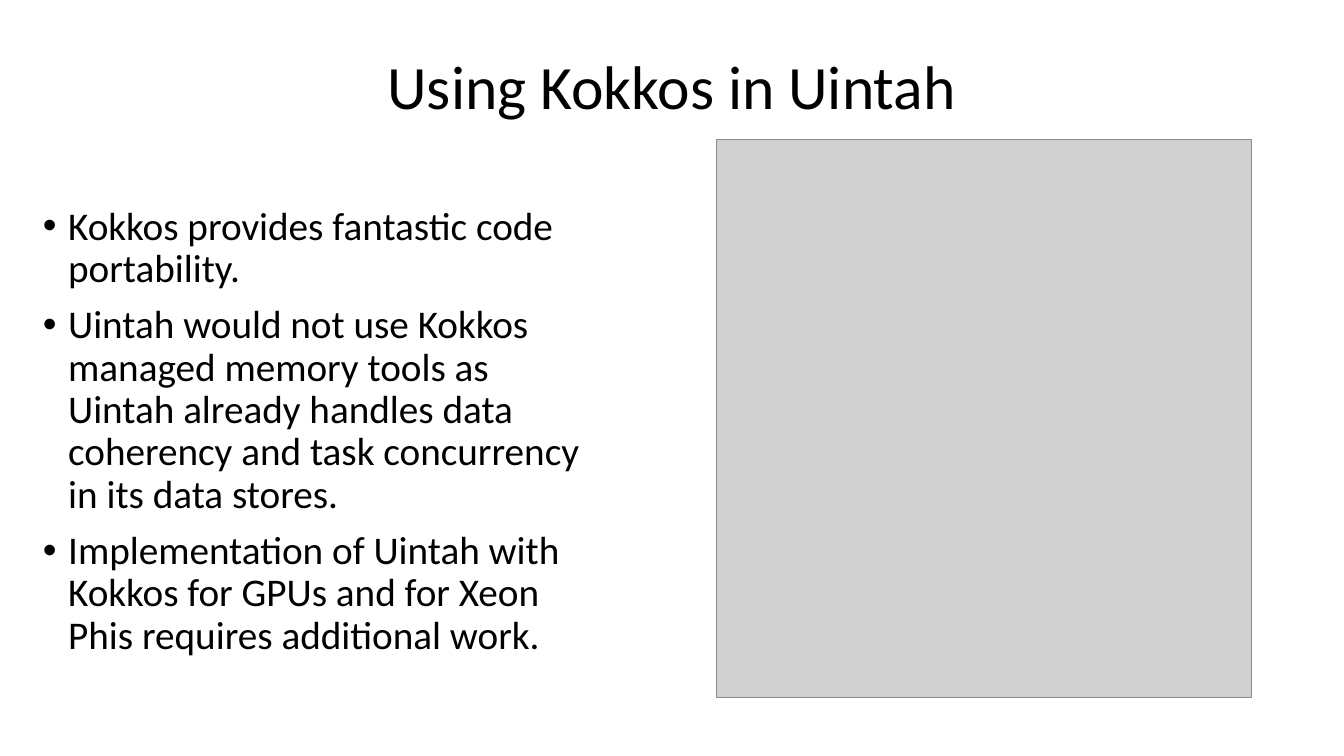
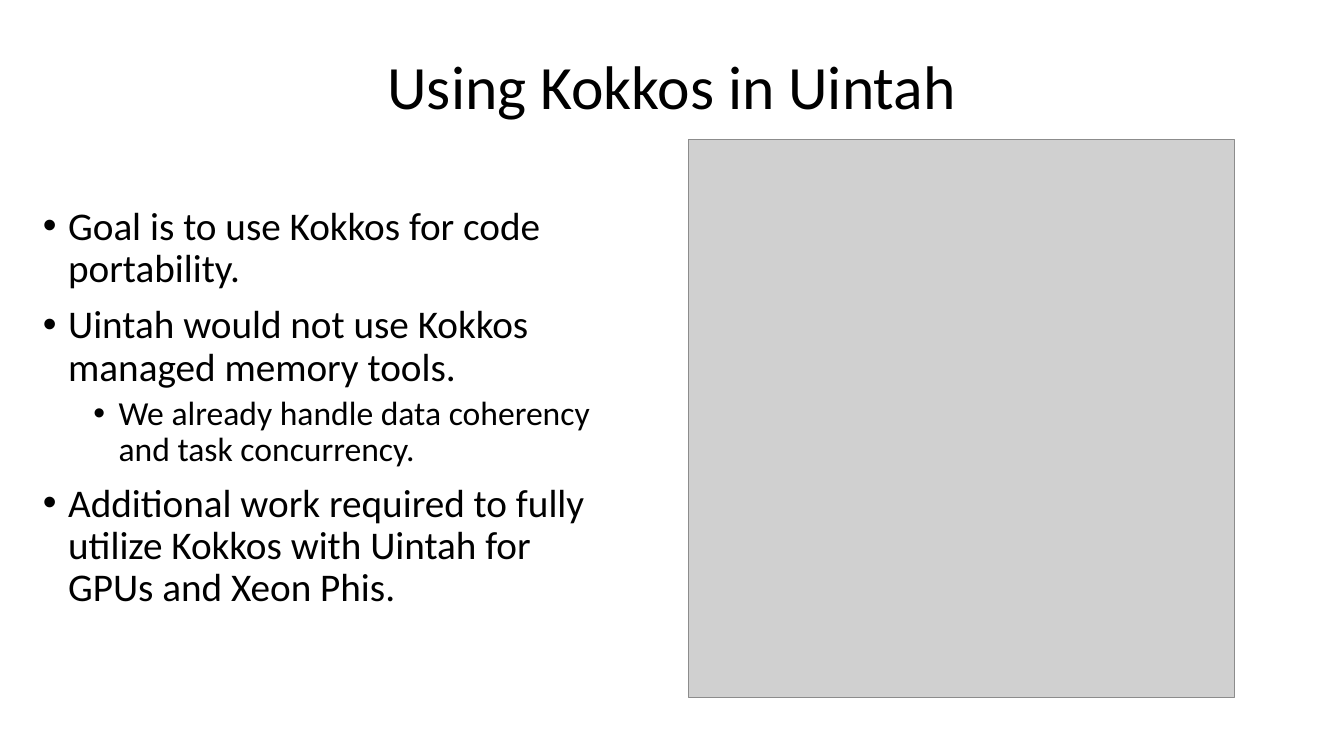
Before and after one commit to bradleypeterson/proposal, a slide deck: slide 2 of slides/tst_november2017_update.pptx. Drawn at 1344x756 pixels with LibreOffice and Linux fonts; fonts in the diff are those of the drawing; grey boxes stand for pictures. Boxes give left, top, right and bottom in pixels: in the first picture for what was removed or moved away, otherwise in the second. Text is boxed around its words. In the diff, an @@ line names an element or a change of style, - is before the commit and + after.

```diff
--- a/slides/tst_november2017_update.pptx
+++ b/slides/tst_november2017_update.pptx
@@ picture: place and size @@
-picture at <box>717,140,1252,698</box>
+picture at <box>689,140,1235,698</box>
@@ text at <box>68,212,590,602</box>: text changed @@
-• Kokkos provides fantastic code portability.
-• Uintah would not use Kokkos managed memory tools as Uintah already handles data coherency and task concurrency in its data stores.
-• Implementation of Uintah with Kokkos for GPUs and for Xeon Phis requires additional work.
+• Goal is to use Kokkos for code portability.
+• Uintah would not use Kokkos managed memory tools.
+  • We already handle data coherency and task concurrency.
+• Additional work required to fully utilize Kokkos with Uintah for GPUs and Xeon Phis.
```
Also in this commit, not shown: 4 other slides changed, 1 slide added, 11 other files.
